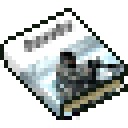
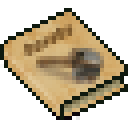
Layered file, before and after one edit (128×128). Changes by layer:
showed group "BookSmallBlunt" (10 layers) over [4, 12, 124, 116]
hid group "BookAiming" (9 layers) over [4, 12, 124, 116]
